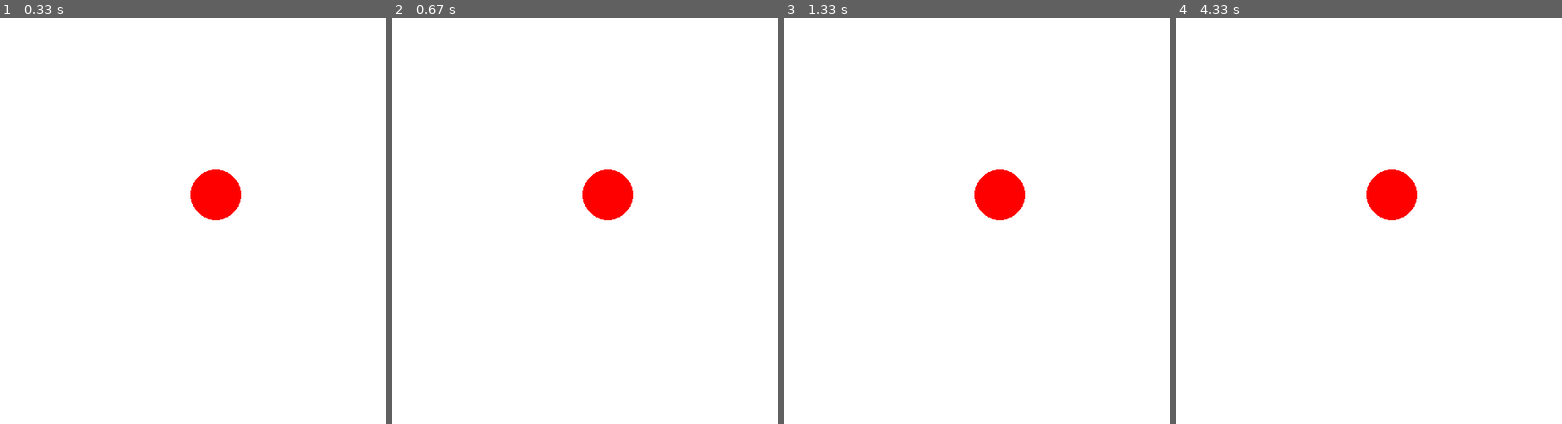
Above: before the commit, frames 1-4 (left to right).
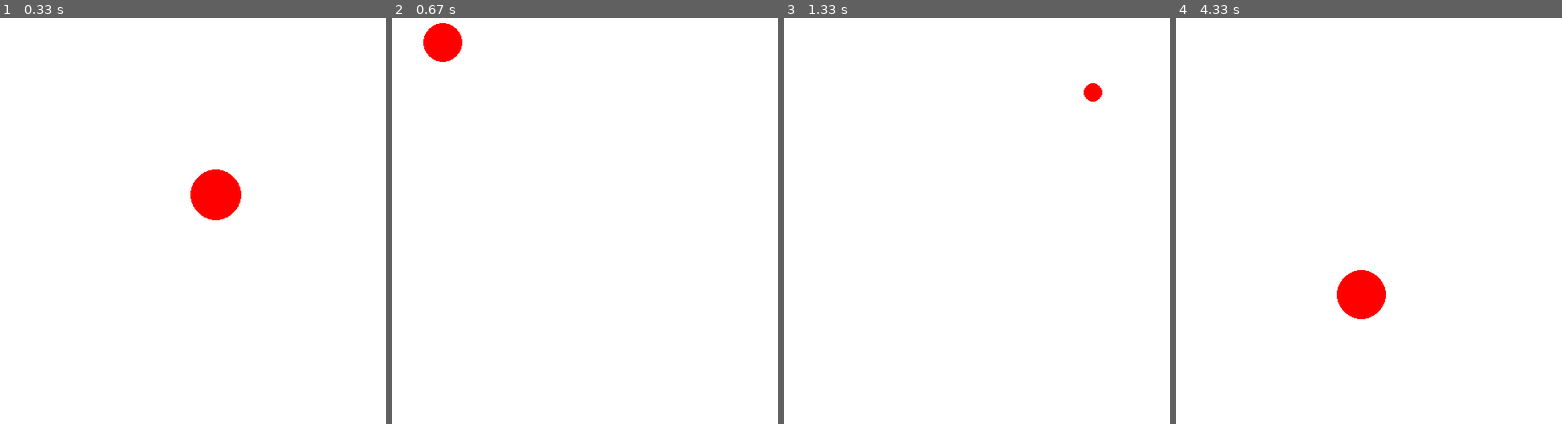
Above: after the commit, the same moments.

Repository: daliborstakic/fastclick-pygame
Game: pygame game, started from main.py
Same seed, same stepped clock (60 frames per second), same inputs: the game is played once before the commit and once after it.
Inputs (mouse positions are in pixels of both pictures, inside the frame that each line leads up to):
- Up to frame 1 (0.33 s): no input
- Up to frame 2 (0.67 s): press the mouse at (608, 196) at 0.37 s; move the mouse to (538, 172) at 0.47 s; release the mouse at (473, 147) at 0.6 s
- Up to frame 3 (1.33 s): click (834, 42) at 0.72 s; click (834, 119) at 1.05 s
- Up to frame 4 (4.33 s): click (1484, 91) at 1.38 s; click (1396, 403) at 1.72 s; click (1384, 58) at 2.05 s; click (1380, 54) at 2.38 s; click (1442, 147) at 2.72 s; click (1396, 363) at 3.05 s; click (1369, 391) at 3.38 s; click (1338, 66) at 3.72 s; click (1534, 151) at 4.05 s

Frame 1 is identical in both runs. In frame 2, 2.0% of the frame differs, in the area x 8-63%, y 1-50%; in frame 3, 1.4%; in frame 4, 2.5%, in the area x 41-63%, y 37-75%.

Commit message:
Add mouse click functionality
Had to change the click condition because I made a mistake.

Diff:
--- a/main.py
+++ b/main.py
@@ -19,7 +19,11 @@
     """ If the mouse clicked on the circle """
     x, y = pos
 
-    if circle.x > x > circle.x + circle.radius and circle.y > y > circle.y + circle.radius:
+    # Actual x and y, not the center
+    circle_x = circle.x - circle.radius // 2
+    circle_y = circle.y - circle.radius // 2
+
+    if circle_x < x < circle_x + circle.radius and circle_y < y < circle_y + circle.radius:
         return True
 
     return False
@@ -54,6 +58,11 @@
         for event in pygame.event.get():
             if event.type == pygame.QUIT:
                 run = False
+            if pygame.mouse.get_pressed()[0]:
+                pos = pygame.mouse.get_pos()
+
+                if is_clicked(pos, circle):
+                    circle = random_circle()
 
         draw(surface, circle)
 
